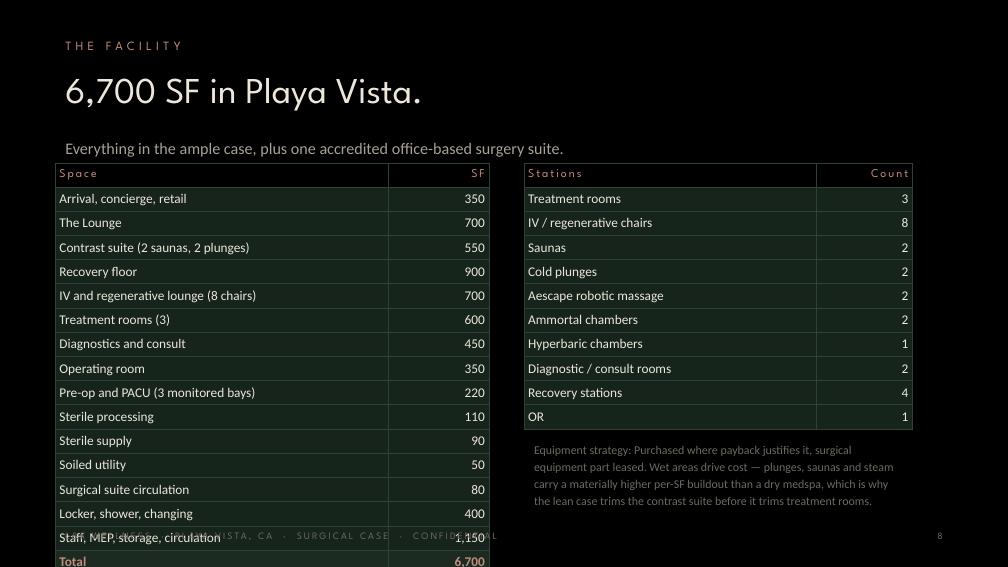
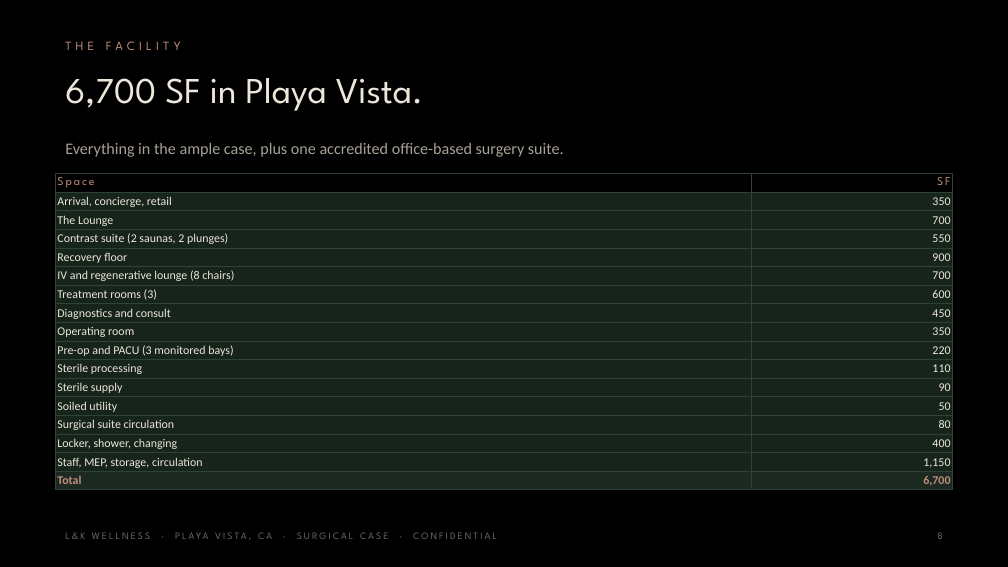
Before and after one commit to apexalpha811/lkwellness_OR, a slide deck: slide 8 of L-K-Wellness-Surgical-5.55M.pptx. Drawn at 1008x567 pixels with LibreOffice and Linux fonts; fonts in the diff are those of the drawing. Boxes give left, top, right and bottom in pixels: in the first picture for what was removed or moved away, otherwise in the second. Text is boxed around its words. In the diff, an @@ line names an element or a change of style, - is before the commit and + after.

```diff
--- a/L-K-Wellness-Surgical-5.55M.pptx
+++ b/L-K-Wellness-Surgical-5.55M.pptx
@@ table at box(55, 173, 953, 490) @@
@@ size 9.5 to 8.5 pt @@
@@ table: place and size @@
-table at box(55, 163, 489, 567)
+table at box(55, 173, 953, 490)
@@ table removed at box(524, 163, 912, 425), 11 rows, 2 columns @@
-Stations | Count
-Treatment rooms | 3
-IV / regenerative chairs | 8
-Saunas | 2
-Cold plunges | 2
-Aescape robotic massage | 2
-Ammortal chambers | 2
-Hyperbaric chambers | 1
-Diagnostic / consult rooms | 2
-Recovery stations | 4
-OR | 1
@@ text removed at box(534, 446, 894, 505) @@
-Equipment strategy: Purchased where payback justifies it, surgical equipment part leased. Wet areas drive cost — plunges, saunas and steam carry a materially higher per-SF buildout than a dry medspa, which is why the lean case trims the contrast suite before it trims treatment rooms.
```
Also in this commit, not shown: 15 other slides changed, 2 slides added.
